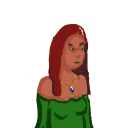
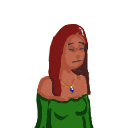
Comparing the layer stacks of the two 128px x 128px images. Changes:
pixels changed over [left=67, top=41, right=85, bottom=65] (layer not identified)
